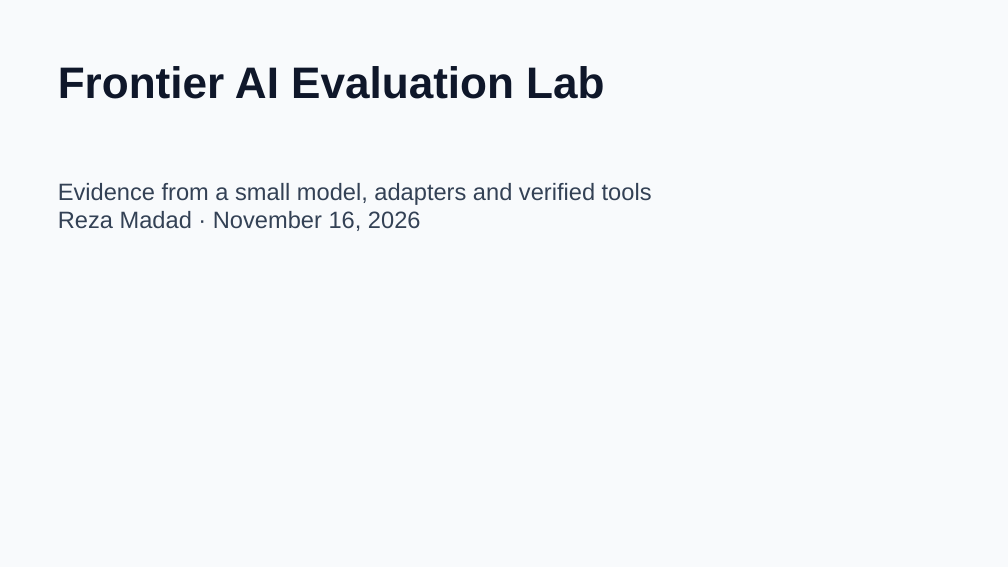
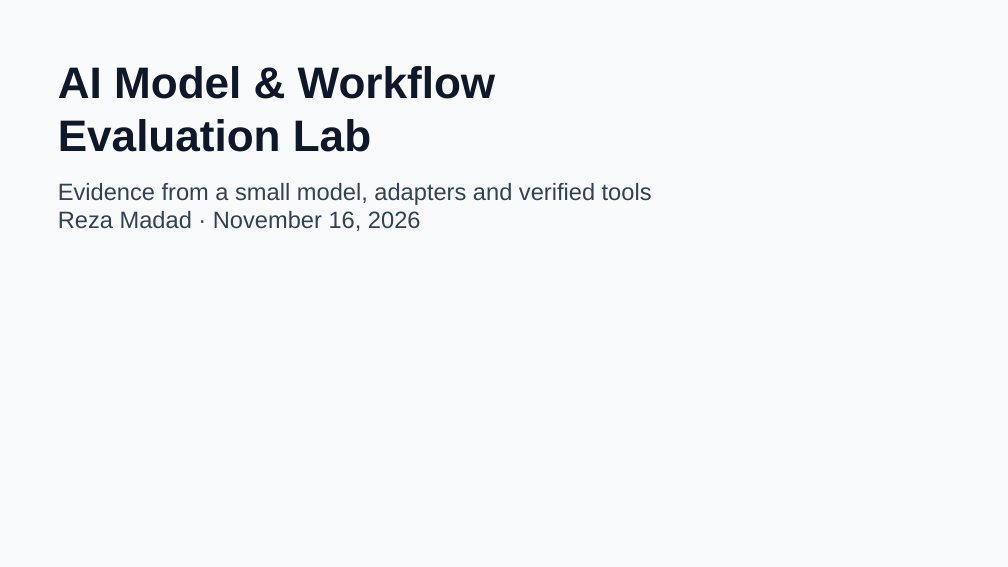
Before and after one commit to reza7213/frontier-ai-evaluation-lab-site, a slide deck: slide 1 of project-brief.pptx. Drawn at 1008x567 pixels with LibreOffice and Linux fonts; fonts in the diff are those of the drawing. Boxes give left, top, right and bottom in pixels: in the first picture for what was removed or moved away, otherwise in the second. Text is boxed around its words. In the diff, an @@ line names an element or a change of style, - is before the commit and + after.

```diff
--- a/project-brief.pptx
+++ b/project-brief.pptx
@@ text at [58,66,496,152]: text changed @@
-Frontier AI Evaluation Lab
+AI Model & Workflow
+Evaluation Lab
```
Also in this commit, not shown: 1 other slide changed, 5 other files.
